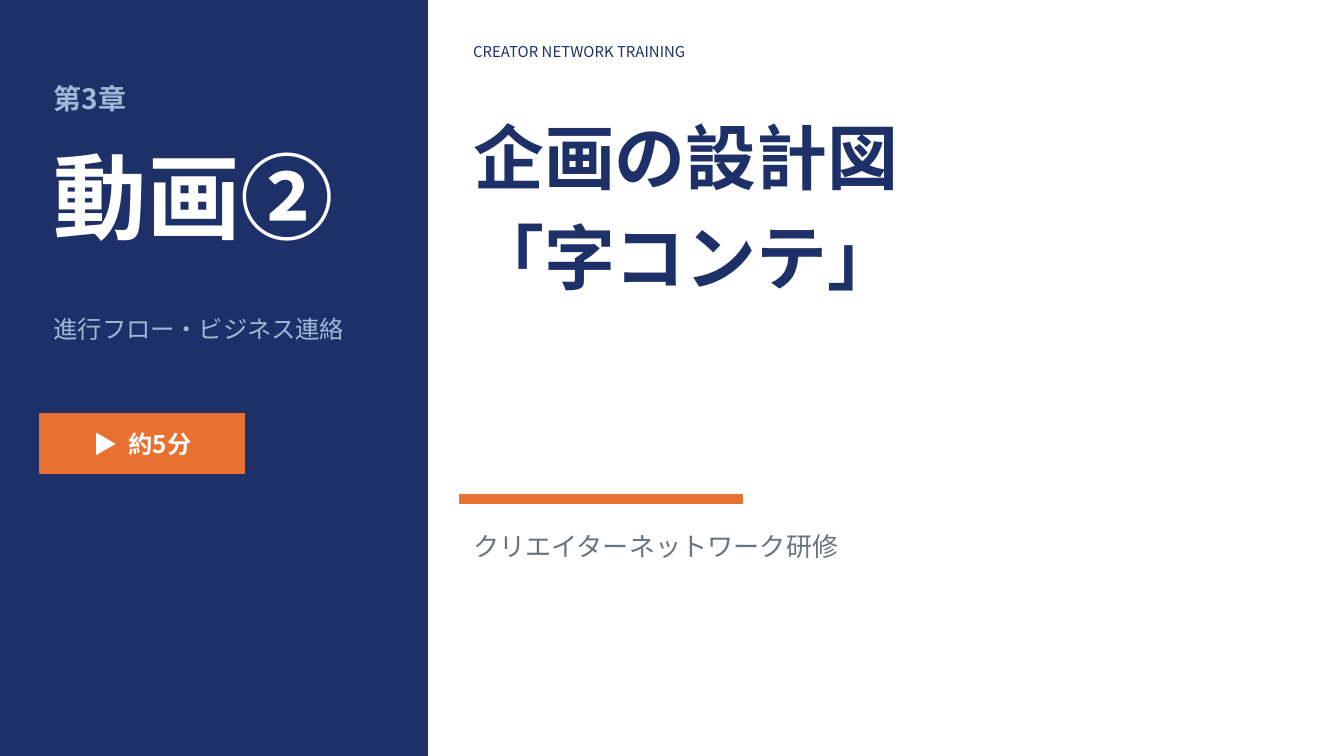
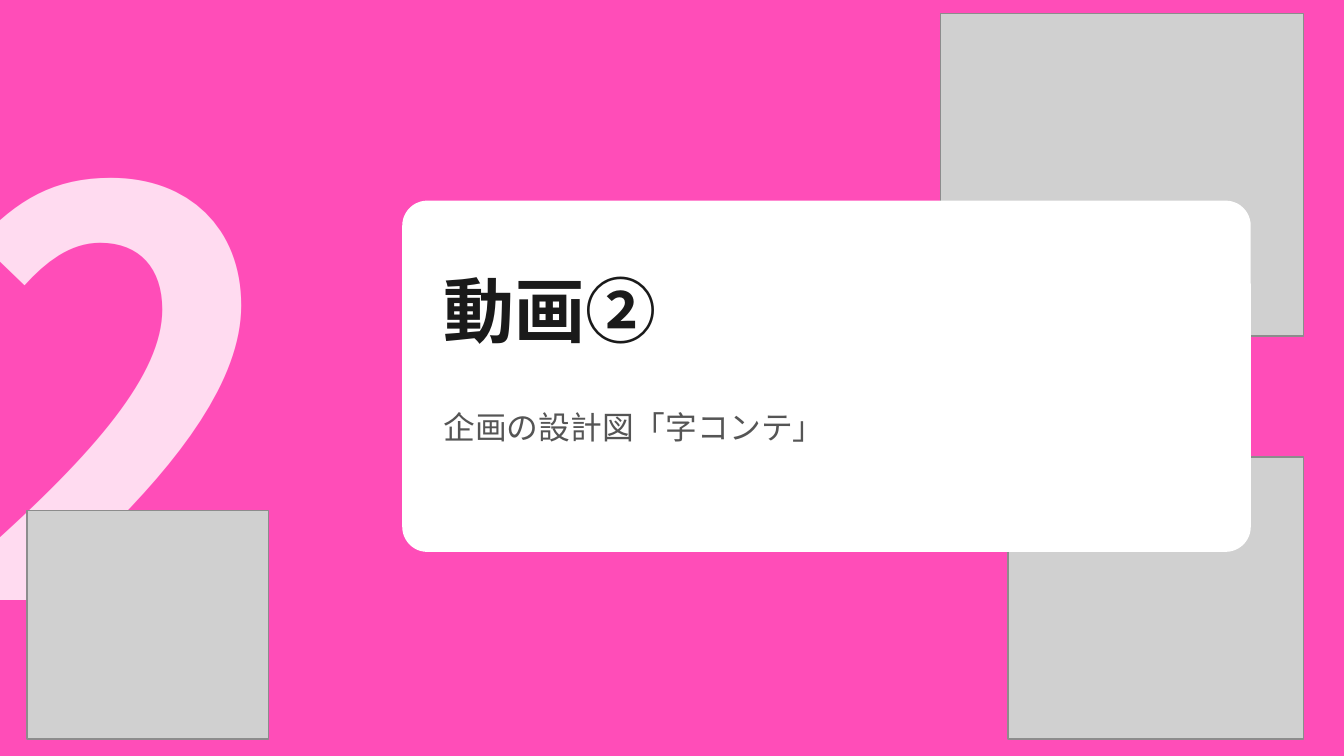
Before and after one commit to nagasawakai-eng/torihada-pptx-editor, a slide deck: slide 7 of TORIHADA_第3週_研修資料.pptx. Drawn at 1344x756 pixels with LibreOffice and Linux fonts; fonts in the diff are those of the drawing; grey boxes stand for pictures. Boxes give left, top, right and bottom in pixels: in the first picture for what was removed or moved away, otherwise in the second. Text is boxed around its words. In the diff, an @@ line names an element or a change of style, - is before the commit and + after.

```diff
--- a/TORIHADA_第3週_研修資料.pptx
+++ b/TORIHADA_第3週_研修資料.pptx
@@ background #FFFFFF to #FF4DB8 @@
@@ rectangle removed at (0, 0, 427, 755) @@
@@ picture added at (941, 13, 1304, 336) @@
@@ text removed at (473, 46, 685, 57) @@
-CREATOR NETWORK TRAINING
@@ text removed at (54, 85, 126, 112) @@
-第3章
@@ text added at (0, 178, 290, 735), 300 pt, text #FFFFFF at 80% opacity, bold @@
+2
@@ rounded rectangle added at (403, 202, 1250, 551), fill #FFFFFF, outline #FFFFFF 1 pt @@
@@ text "動画②": place and size @@
-text "動画②" at (54, 152, 334, 241)
+text "動画②" at (443, 276, 656, 344)
@@ text "動画②" at (443, 276, 656, 344): size 50 to 38 pt, text colour #FFFFFF to #1A1A1A @@
@@ text removed at (54, 317, 345, 340) @@
-進行フロー・ビジネス連絡
@@ text "企画の設計図「字コンテ」" at (443, 412, 824, 442): vertical alignment top to middle @@
@@ rectangle removed at (40, 414, 245, 473) @@
@@ text at (443, 412, 824, 442): text changed; size 38 to 17 pt; text colour #1E3068 to #555555; bold off @@
-企画の設計図
-「字コンテ」
+企画の設計図「字コンテ」
@@ text removed at (129, 432, 192, 455) @@
-▶ 約5分
@@ picture added at (1008, 457, 1304, 739) @@
@@ rectangle removed at (460, 495, 742, 504) @@
@@ picture added at (27, 511, 269, 739) @@
@@ text removed at (473, 534, 838, 558) @@
-クリエイターネットワーク研修
```
Also in this commit, not shown: 36 other slides changed.
